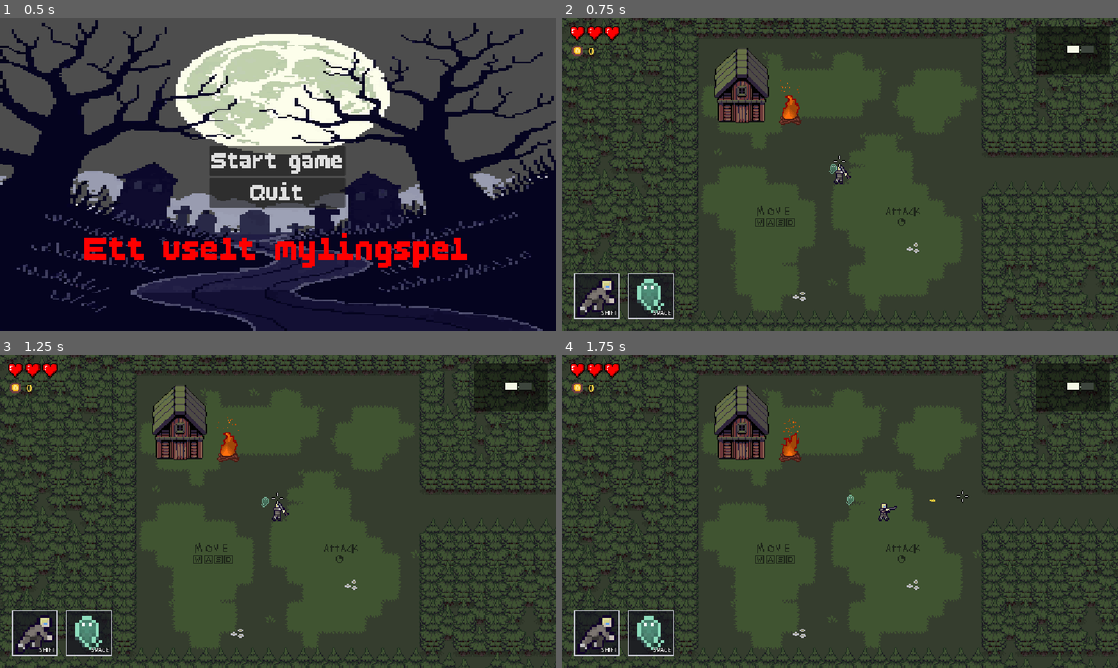
Above: before the commit, frames 1-4 (two rows, left to right).
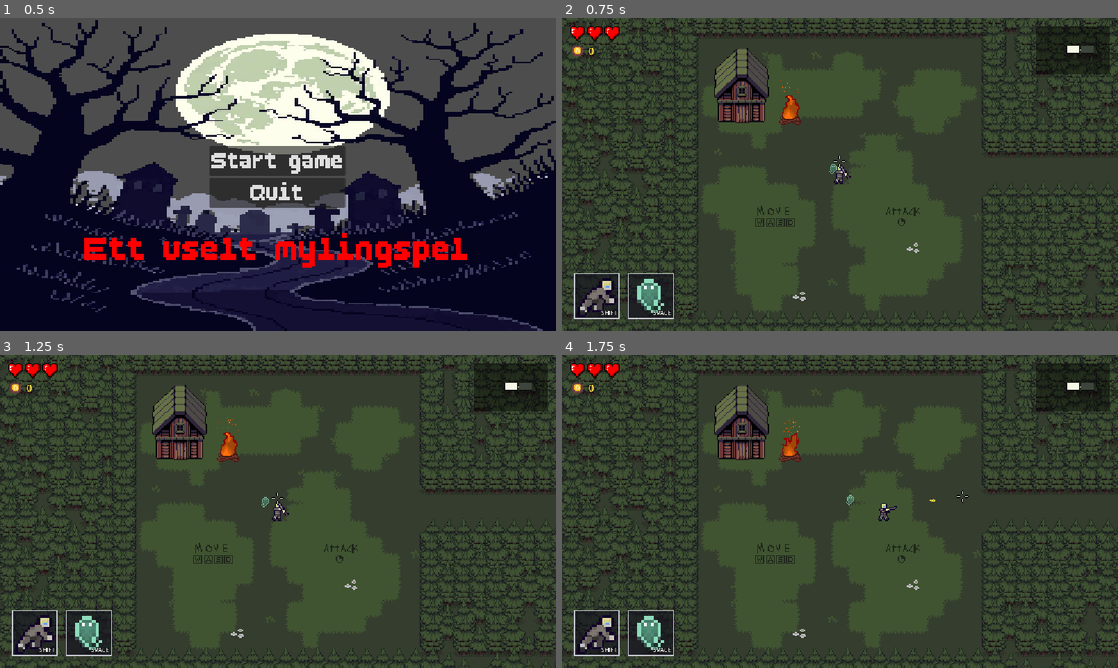
Above: after the commit, the same moments.

Repository: Silgnis/Game-Design-Project
Game: Godot game, scene res://Scenes/Menus/MainMenu.tscn
The game is run twice, just before and just after one commit, with the same random seed, the same clock (stepped at 60 frames per second) and the same inputs. Sound files missing from this copy of the repository are replaced by a short silence.
Inputs (mouse positions are in pixels of both pictures, inside the frame that each line leads up to):
- Up to frame 1 (0.5 s): no input
- Up to frame 2 (0.75 s): click "Start game" at 0.5 s
- Up to frame 3 (1.25 s): no input
- Up to frame 4 (1.75 s): tap Enter (ui_accept) at 1.25, 1.52 s; move the mouse to (962, 495) at 1.27 s; press the mouse at (962, 495) at 1.28 s; hold Right (right) from 1.28 s (still down)

Frame 1 is identical in both runs. In frame 2, 0.2% of the frame differs, in the area x 4-100%, y 0-3%; in frame 3, 0.2%; in frame 4, 0.2%.

Commit message:
feat: changed world_new to final map layout

Diff:
--- a/Scenes/Rooms/world_new.tscn
+++ b/Scenes/Rooms/world_new.tscn
@@ -36,41 +36,89 @@
 position = Vector2(1120, 0)
 
 [node name="Room4" parent="Rooms" unique_id=2089788250 instance=ExtResource("room4")]
+position = Vector2(1120, 320)
+
+[node name="ExitNorth" parent="Rooms/Room4/Forest"]
+enabled = false
+
+[node name="ExitSouth" parent="Rooms/Room4/Forest"]
+enabled = false
+
+[node name="ExitWest" parent="Rooms/Room4/Forest"]
+enabled = true
+
+[node name="Room5" parent="Rooms" unique_id=883150449 instance=ExtResource("room5")]
+position = Vector2(2240, 0)
+
+[node name="ExitEast" parent="Rooms/Room5/Forest"]
+enabled = true
+
+[node name="ExitSouth" parent="Rooms/Room5/Forest"]
+enabled = true
+
+[node name="Room6" parent="Rooms" unique_id=1811937955 instance=ExtResource("room6")]
+position = Vector2(1120, -320)
+
+[node name="ExitNorth" parent="Rooms/Room6/Forest"]
+enabled = false
+
+[node name="ExitSouth" parent="Rooms/Room6/Forest"]
+enabled = false
+
+[node name="ExitEast" parent="Rooms/Room6/Forest"]
+enabled = true
+
+[node name="Room7" parent="Rooms" unique_id=1834749456 instance=ExtResource("room7")]
 position = Vector2(1680, 0)
 
-[node name="Room5" parent="Rooms" unique_id=883150449 instance=ExtResource("room5")]
-position = Vector2(1120, -320)
+[node name="Room8" parent="Rooms" unique_id=446522328 instance=ExtResource("room8")]
+position = Vector2(1120, 640)
 
-[node name="Room6" parent="Rooms" unique_id=1811937955 instance=ExtResource("room6")]
-position = Vector2(1680, -320)
+[node name="Room9" parent="Rooms" unique_id=1323401023 instance=ExtResource("room9")]
+position = Vector2(1120, -640)
 
-[node name="Room7" parent="Rooms" unique_id=1834749456 instance=ExtResource("room7")]
+[node name="ExitNorth" parent="Rooms/Room9/Forest"]
+enabled = true
+
+[node name="ExitEast" parent="Rooms/Room9/Forest"]
+enabled = false
+
+[node name="ExitSouth" parent="Rooms/Room9/Forest"]
+enabled = false
+
+[node name="Room10" parent="Rooms" unique_id=895727152 instance=ExtResource("room10")]
+position = Vector2(1680, -640)
+
+[node name="ExitSouth" parent="Rooms/Room10/Forest"]
+enabled = true
+
+[node name="Room11" parent="Rooms" unique_id=260754728 instance=ExtResource("room11")]
 position = Vector2(560, -320)
 
-[node name="Room8" parent="Rooms" unique_id=446522328 instance=ExtResource("room8")]
-position = Vector2(1120, 320)
+[node name="ExitNorth" parent="Rooms/Room11/Forest"]
+enabled = true
 
-[node name="Room9" parent="Rooms" unique_id=1323401023 instance=ExtResource("room9")]
-position = Vector2(1120, 640)
+[node name="ExitEast" parent="Rooms/Room11/Forest"]
+enabled = false
 
-[node name="Room10" parent="Rooms" unique_id=895727152 instance=ExtResource("room10")]
-position = Vector2(2240, -320)
-
-[node name="Room11" parent="Rooms" unique_id=260754728 instance=ExtResource("room11")]
-position = Vector2(2240, 0)
+[node name="ExitWest" parent="Rooms/Room11/Forest"]
+enabled = true
 
 [node name="BossRoom" parent="Rooms" instance=ExtResource("room3")]
-position = Vector2(0, -720)
+position = Vector2(1120, 1040)
 scale = Vector2(1.5, 1.5)
 map_icon = ExtResource("boss_icon")
 
 [node name="ExitNorth" parent="Rooms/BossRoom/Forest"]
-enabled = true
+enabled = false
 
 [node name="ExitEast" parent="Rooms/BossRoom/Forest"]
 enabled = true
 
 [node name="ExitWest" parent="Rooms/BossRoom/Forest"]
+enabled = true
+
+[node name="ExitSouth" parent="Rooms/BossRoom/Forest"]
 enabled = true
 
 [node name="BossSpawner" type="Marker2D" parent="Rooms/BossRoom"]
@@ -80,7 +128,16 @@
 enemy_id = "forest_boss"
 
 [node name="Room12" parent="Rooms" unique_id=2017466004 instance=ExtResource("room12")]
-position = Vector2(0, -320)
+position = Vector2(1680, 320)
+
+[node name="ExitNorth" parent="Rooms/Room12/Forest"]
+enabled = true
+
+[node name="ExitEast" parent="Rooms/Room12/Forest"]
+enabled = true
+
+[node name="ExitWest" parent="Rooms/Room12/Forest"]
+enabled = false
 
 [node name="Player" parent="." unique_id=71103916 groups=["player"] instance=ExtResource("4_player")]
 motion_mode = 1
@@ -115,3 +172,17 @@
 script = ExtResource("7_minimap")
 
 [editable path="Rooms/BossRoom"]
+
+[editable path="Rooms/Room4"]
+
+[editable path="Rooms/Room5"]
+
+[editable path="Rooms/Room6"]
+
+[editable path="Rooms/Room9"]
+
+[editable path="Rooms/Room10"]
+
+[editable path="Rooms/Room11"]
+
+[editable path="Rooms/Room12"]
